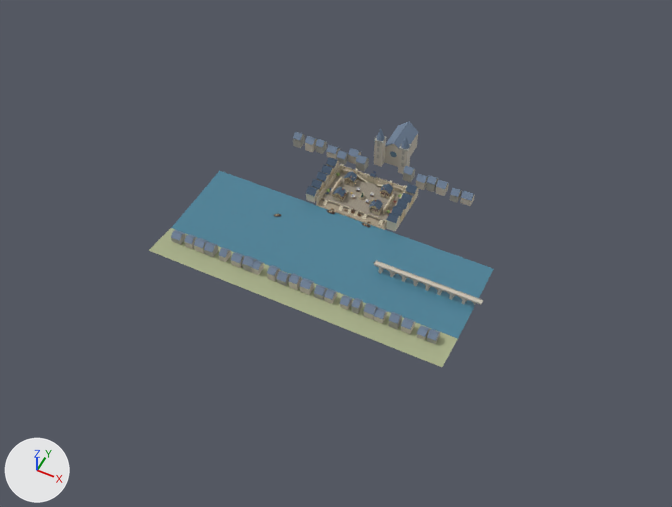
The glTF model arena-maps/orleans/assets/orleans_visual.glb as it was, and as the next commit left it.
Both versions are drawn from a 50 mm lens placed at (219.0, -485.0, 528.0), pointed at (1.0, -49.0, -18.0). Arrows for +X, +Y and +Z are at lower left; the lights stay in place. The first picture is the older version. Vertices at exactly the same position are counted once.

In view in the first picture: 'BATCH_main', 'DETAIL_chapter_craft', 'VIS_floor_town' and 2 more.
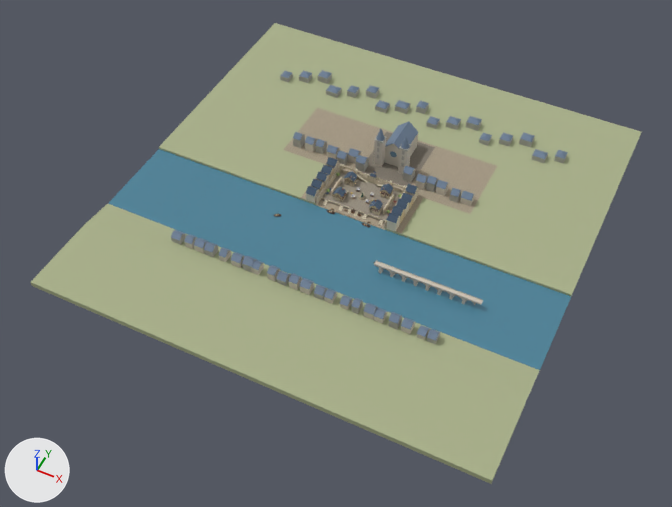
Pixel boxes (x1, y1, x2, y2) of what changed, in the pictures (672 x 507 px):
```json
{"object": "DETAIL_chapter_craft", "change": "reshaped", "before": [149, 121, 493, 367], "after": [31, 23, 641, 484]}
{"part": 1, "of": "me_detail_chapter_craft", "change": "rebuilt", "before": [171, 171, 493, 339], "after": [108, 149, 571, 370], "on screen": "44% wider, 31% taller"}
{"part": 2, "of": "me_detail_chapter_craft", "change": "rebuilt", "before": [149, 228, 458, 367], "after": [31, 204, 540, 484], "on screen": "65% wider, 101% taller"}
{"part": 3, "of": "me_detail_chapter_craft", "change": "added", "after": [159, 23, 641, 296]}
```

Edits to the scene script, one JSON object a line:
```json
{"block": "me_detail_chapter_craft", "where": "# used by ob_detail_chapter_craft; location = (0.0, 0.0, 0.0)"}
{"op": "remove", "block": "me_detail_chapter_craft", "code": "me_detail_chapter_craft.from_pydata(...)  # 8386 vertices, 12818 faces; spans x -120.0..125.0, y -125.0..76.0, z -3.0..38.0"}
{"op": "add", "block": "me_detail_chapter_craft", "code": "me_detail_chapter_craft.from_pydata(...)  # 9090 vertices, 13940 faces; spans x -180.0..180.0, y -190.0..180.0, z -3.0..38.0"}
{"block": "me_detail_chapter_craft", "change": "me_detail_chapter_craft part 1: the loose piece of 4 vertices spanning x -120.0..120.0, y -95.0..-22.0, z -2.0 is rebuilt with 4 vertices and now spans x -180.0..180.0, y -95.0..-22.0, z -2.0"}
{"block": "me_detail_chapter_craft", "change": "me_detail_chapter_craft part 2: the loose piece of 4 vertices spanning x -120.0..120.0, y -125.0..-95.0, z -2.0..2.0 is rebuilt with 10 vertices and now spans x -180.0..180.0, y -190.0..-95.0, z -3.0..2.0"}
{"block": "me_detail_chapter_craft", "change": "me_detail_chapter_craft part 3: 458 vertices added at x -180.0..180.0, y -22.0..180.0, z -3.0..8.0"}
{"block": "me_detail_chapter_craft", "change": "other edits to the shape of me_detail_chapter_craft do not show in these pictures"}
```
